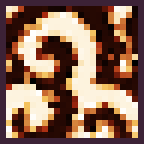
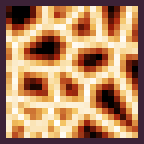
Two versions of the same layered image (144×144). Layer-by-layer changes:
added layer "Lattice" above "Particles" over [6, 6, 138, 138]
added layer "Particles" above "Domains" over [6, 6, 138, 138]
